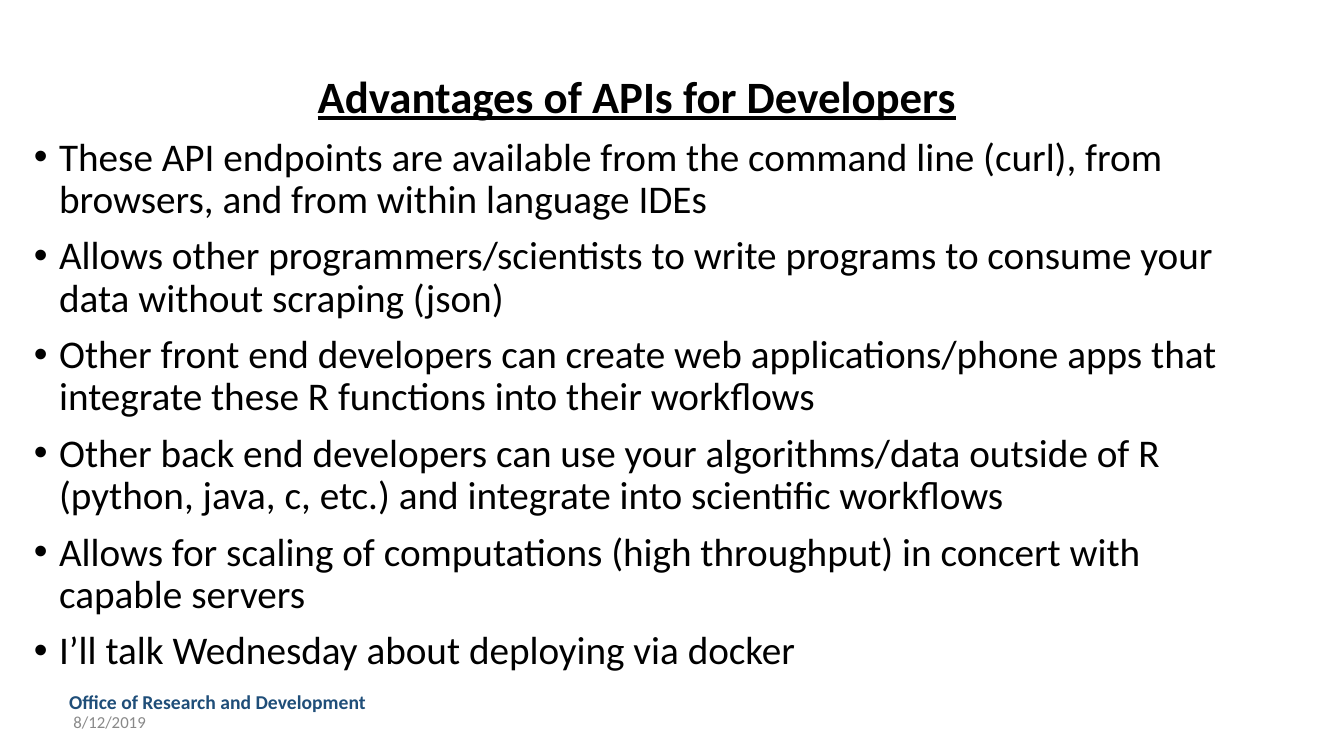
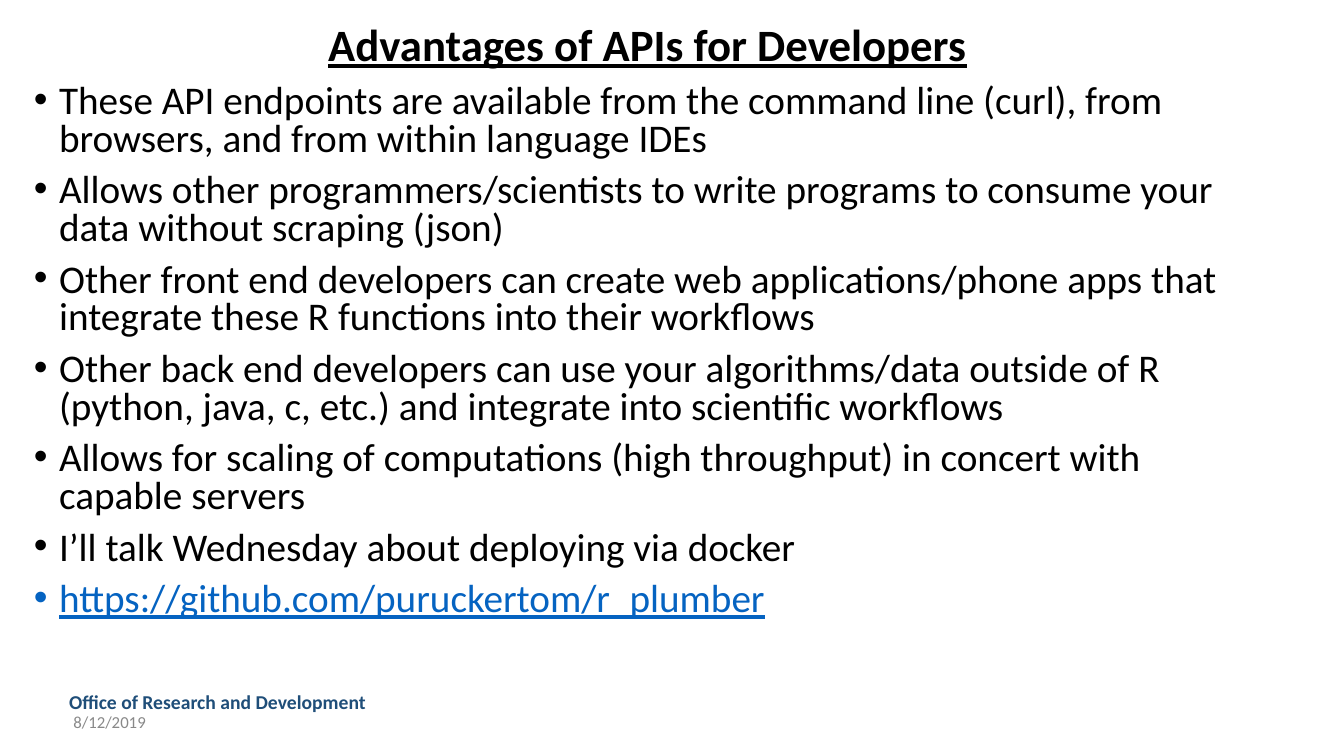
Before and after one commit to puruckertom/r_plumber, a slide deck: slide 29 of pptx/r_plumber.pptx. Drawn at 1344x756 pixels with LibreOffice and Linux fonts; fonts in the diff are those of the drawing. Boxes give left, top, right and bottom in pixels: in the first picture for what was removed or moved away, otherwise in the second. Text is boxed around its words. In the diff, an @@ line names an element or a change of style, - is before the commit and + after.

```diff
--- a/pptx/r_plumber.pptx
+++ b/pptx/r_plumber.pptx
@@ text "Advantages of APIs for Developers": place and size @@
-text "Advantages of APIs for Developers" at [59, 81, 1216, 671]
+text "Advantages of APIs for Developers" at [59, 29, 1216, 619]
@@ text at [59, 29, 1216, 568]: line spacing 0.9 to 0.8 @@
@@ text at [59, 584, 765, 619]: paragraph added @@
+• https://github.com/puruckertom/r_plumber
```
Also in this commit, not shown: 9 other slides changed.
